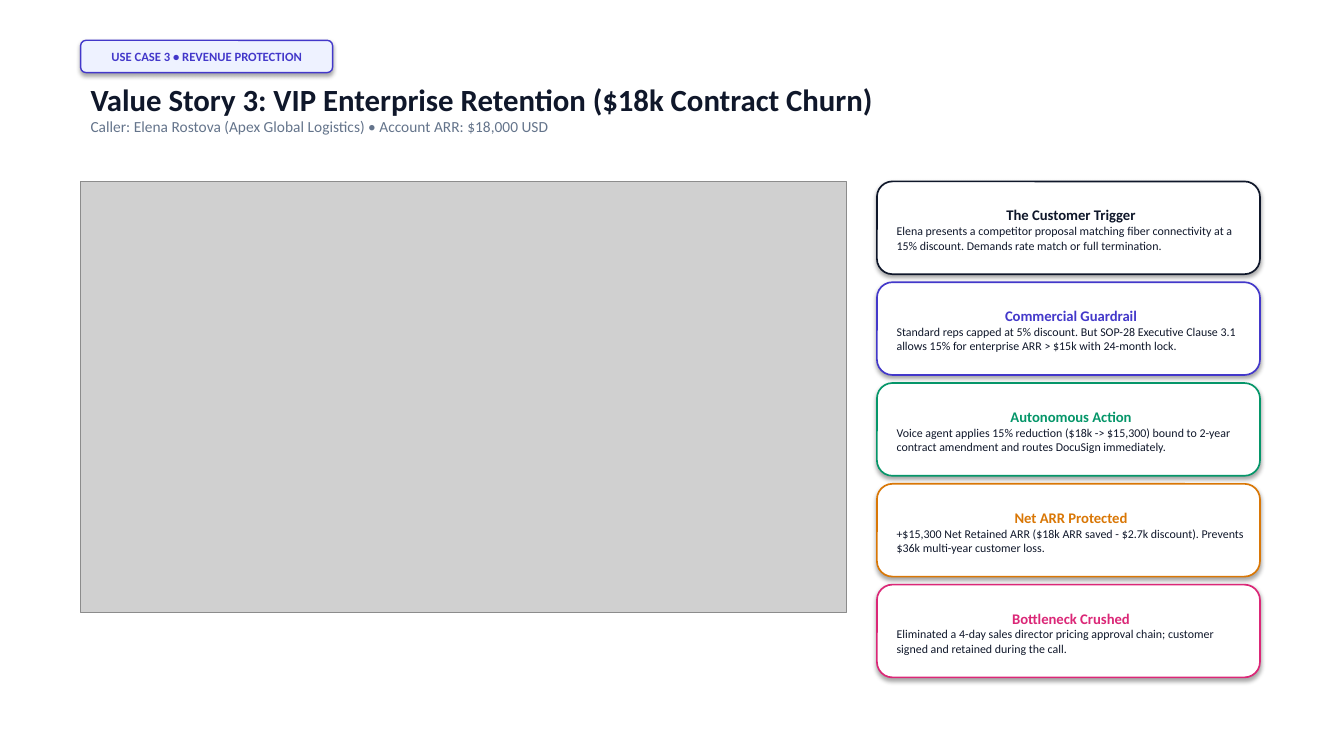
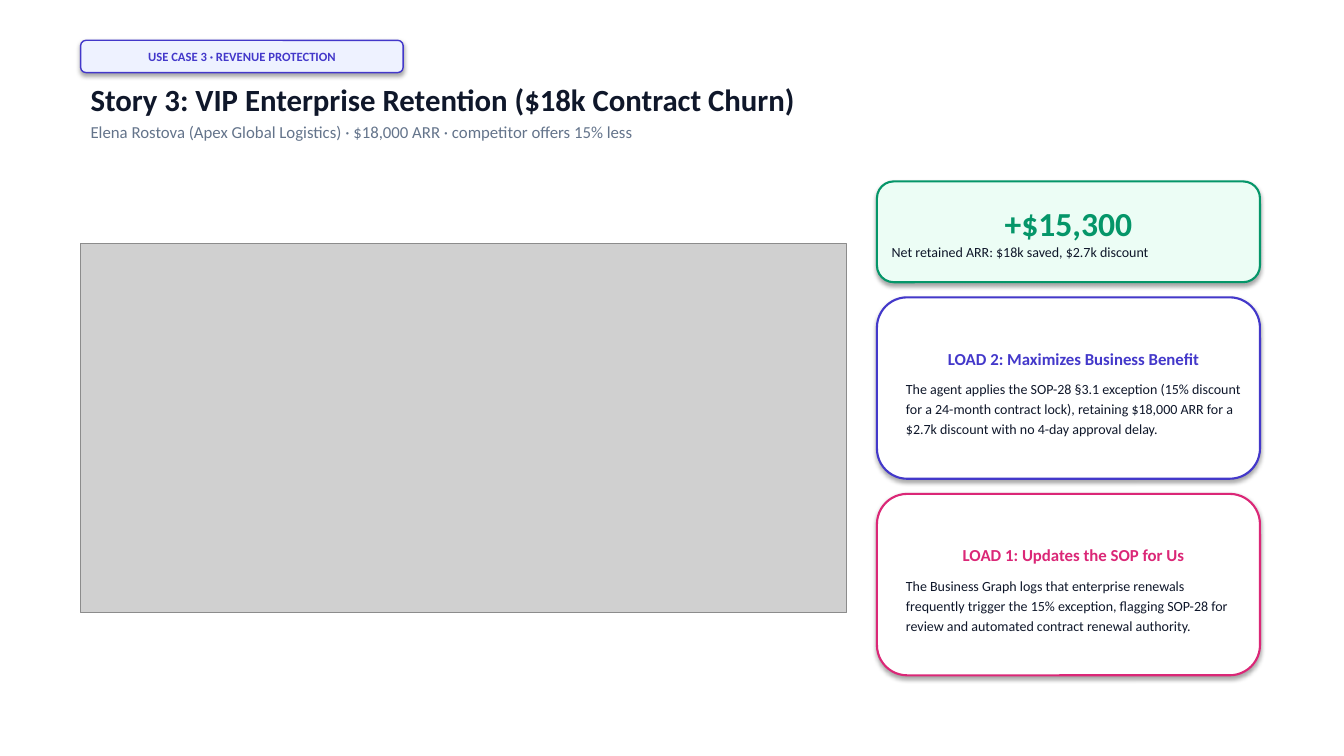
Before and after one commit to cosmosanalytics/uat-copilot-local, a slide deck: slide 7 of Call_Center_AI_Voice_Agents_Presentation.pptx. Drawn at 1344x756 pixels with LibreOffice and Linux fonts; fonts in the diff are those of the drawing; grey boxes stand for pictures. Boxes give left, top, right and bottom in pixels: in the first picture for what was removed or moved away, otherwise in the second. Text is boxed around its words. In the diff, an @@ line names an element or a change of style, - is before the commit and + after.

Commit message:
feat: put only graph screenshots in ppt and deck without stretching

```diff
--- a/Call_Center_AI_Voice_Agents_Presentation.pptx
+++ b/Call_Center_AI_Voice_Agents_Presentation.pptx
@@ rounded rectangle "USE CASE 3 · REVENUE ...": place and size @@
-rounded rectangle "USE CASE 3 · REVENUE ..." at bbox=[81, 40, 333, 73]
+rounded rectangle "USE CASE 3 · REVENUE ..." at bbox=[81, 40, 403, 73]
@@ text in rounded rectangle at bbox=[148, 52, 335, 61]: text changed @@
-USE CASE 3 • REVENUE PROTECTION
+USE CASE 3 · REVENUE PROTECTION
@@ text at bbox=[91, 88, 794, 141]: text changed; size 11 to 12 pt @@
-Value Story 3: VIP Enterprise Retention ($18k Contract Churn)
-Caller: Elena Rostova (Apex Global Logistics) • Account ARR: $18,000 USD
+Story 3: VIP Enterprise Retention ($18k Contract Churn)
+Elena Rostova (Apex Global Logistics) · $18,000 ARR · competitor offers 15% less
@@ rounded rectangle "+$15,300": place and size @@
-rounded rectangle "+$15,300" at bbox=[877, 181, 1260, 274]
+rounded rectangle "+$15,300" at bbox=[877, 181, 1260, 282]
@@ rounded rectangle "+$15,300" at bbox=[877, 181, 1260, 282]: fill #FFFFFF to #ECFDF5; outline #0F172A 1.2 pt to #059669 1.5 pt @@
@@ text in rounded rectangle at bbox=[892, 214, 1148, 259]: text changed; size 8.5 to 10 pt @@
-The Customer Trigger
-Elena presents a competitor proposal matching fiber connectivity at a 15% discount. Demands rate match or full termination.
++$15,300
+Net retained ARR: $18k saved, $2.7k discount
@@ picture: place and size @@
-picture at bbox=[81, 181, 847, 613]
+picture at bbox=[81, 244, 847, 613]
@@ rounded rectangle "LOAD 2: Maximizes Business Benefit": place and size @@
-rounded rectangle "LOAD 2: Maximizes Business Benefit" at bbox=[877, 282, 1260, 375]
+rounded rectangle "LOAD 2: Maximizes Business Benefit" at bbox=[877, 297, 1260, 479]
@@ rounded rectangle "LOAD 2: Maximizes Business Benefit" at bbox=[877, 297, 1260, 479]: outline #4338CA 1.2 pt to #4338CA 1.5 pt @@
@@ text in rounded rectangle at bbox=[906, 353, 1240, 437]: text changed; size 8.5 to 10 pt @@
-Commercial Guardrail
-Standard reps capped at 5% discount. But SOP-28 Executive Clause 3.1 allows 15% for enterprise ARR > $15k with 24-month lock.
+LOAD 2: Maximizes Business Benefit
+The agent applies the SOP-28 §3.1 exception (15% discount for a 24-month contract lock), retaining $18,000 ARR for a $2.7k discount with no 4-day approval delay.
@@ rounded rectangle "LOAD 1: Updates the SOP ...": place and size @@
-rounded rectangle "LOAD 1: Updates the SOP ..." at bbox=[877, 383, 1260, 476]
+rounded rectangle "LOAD 1: Updates the SOP ..." at bbox=[877, 494, 1260, 676]
@@ rounded rectangle "LOAD 1: Updates the SOP ..." at bbox=[877, 494, 1260, 676]: outline #059669 1.2 pt to #DB2777 1.5 pt @@
@@ rounded rectangle removed at bbox=[877, 484, 1260, 577] @@
-Net ARR Protected
-+$15,300 Net Retained ARR ($18k ARR saved - $2.7k discount). Prevents $36k multi-year customer loss.
@@ text in rounded rectangle at bbox=[906, 549, 1227, 634]: text changed; size 8.5 to 10 pt @@
-Autonomous Action
-Voice agent applies 15% reduction ($18k -> $15,300) bound to 2-year contract amendment and routes DocuSign immediately.
+LOAD 1: Updates the SOP for Us
+The Business Graph logs that enterprise renewals frequently trigger the 15% exception, flagging SOP-28 for review and automated contract renewal authority.
@@ rounded rectangle removed at bbox=[877, 585, 1260, 678] @@
-Bottleneck Crushed
-Eliminated a 4-day sales director pricing approval chain; customer signed and retained during the call.
```
Also in this commit, not shown: 5 other slides changed, 3 slides added, 3 slides removed, 8 other files.
